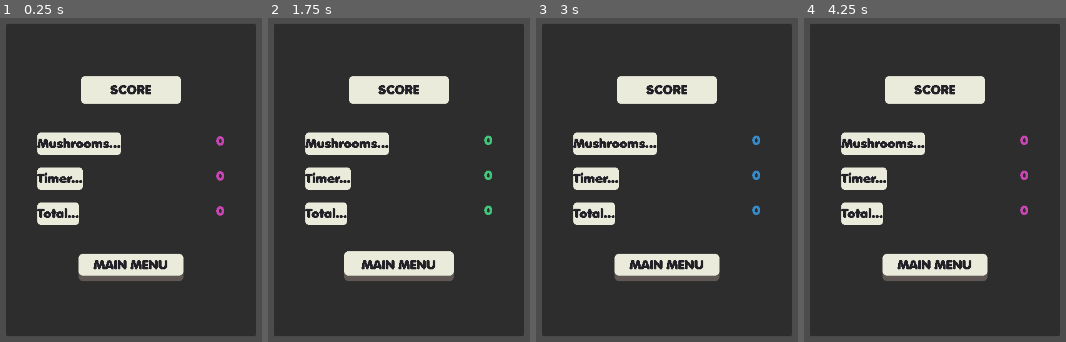
Above: before the commit, frames 1-4 (left to right).
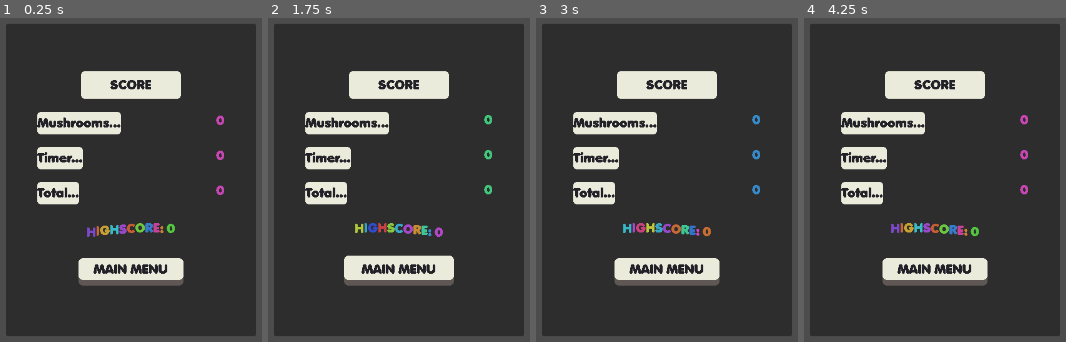
Above: after the commit, the same moments.

Repository: IsaacCerejo/wild-jam-87
Game: Godot game, scene res://scenes/lose_screen/lose_screen.tscn
Two runs of this game, one before a commit and one after it. Both use one fixed random seed, a clock stepped at 60 frames per second and the inputs below. This scene is started directly instead of the project's main scene. The engine's default icon, where the game draws it, is replaced by a stand-in: a white triangle on a blue panel in a dark square. Sound files missing from this copy of the repository are replaced by a short silence.
Inputs (mouse positions are in pixels of both pictures, inside the frame that each line leads up to):
- Up to frame 1 (0.25 s): no input
- Up to frame 2 (1.75 s): move the mouse to (outside the picture) at 0.52 s; click (outside the picture) at 0.67 s; click "MAIN MENU" at 1.25 s
- Up to frame 3 (3 s): drag from (outside the picture) to (627, 270) at 2.02 s; move the mouse to (748, 79) at 2.77 s; click (748, 79) at 2.92 s
- Up to frame 4 (4.25 s): drag from (895, 270) to (outside the picture) at 3.52 s

The runs differ from the first frame. In frame 1, 11% of the frame differs, in the area x 14-86%, y 16-83%; in frame 2, 11%; in frame 3, 11%; in frame 4, 11%.
Error before the commit: Invalid call. Nonexistent function 'change_scene' in base 'Nil'. (res://scripts/lose_screen/lose_screen.gd:21)
Error after the commit: Invalid call. Nonexistent function 'change_scene' in base 'Nil'. (res://scripts/lose_screen/lose_screen.gd:25)

Commit message:
feat: high score ui

Diff:
--- a/scenes/lose_screen/lose_screen.tscn
+++ b/scenes/lose_screen/lose_screen.tscn
@@ -39,7 +39,7 @@
 [node name="VBoxContainer" type="VBoxContainer" parent="PanelContainer/MarginContainer"]
 layout_mode = 2
 theme = ExtResource("1_uglf1")
-theme_override_constants/separation = 50
+theme_override_constants/separation = 25
 alignment = 1
 
 [node name="Label" type="Label" parent="PanelContainer/MarginContainer/VBoxContainer"]
@@ -124,6 +124,19 @@
 horizontal_alignment = 2
 vertical_alignment = 1
 
+[node name="HighScore" type="RichTextLabel" parent="PanelContainer/MarginContainer/VBoxContainer"]
+unique_name_in_owner = true
+custom_minimum_size = Vector2(100, 40)
+layout_mode = 2
+size_flags_vertical = 4
+theme = ExtResource("1_uglf1")
+bbcode_enabled = true
+text = "[wave amp=50.0 freq=5.0 connected=1][rainbow freq=1.0 sat=0.8 val=0.8 speed=1.0]HIGHSCORE: 1000[/rainbow]"
+fit_content = true
+scroll_active = false
+horizontal_alignment = 1
+vertical_alignment = 1
+
 [node name="MainMenuButton" type="Button" parent="PanelContainer/MarginContainer/VBoxContainer"]
 custom_minimum_size = Vector2(160, 40)
 layout_mode = 2
--- a/scripts/lose_screen/lose_screen.gd
+++ b/scripts/lose_screen/lose_screen.gd
@@ -3,6 +3,7 @@
 @onready var mushroom_score_label: RichTextLabel = %MushroomScore
 @onready var timer_score_label: RichTextLabel = %TimerScore
 @onready var total_score_label: RichTextLabel = %TotalScore
+@onready var high_score_label: RichTextLabel = %HighScore
 
 func _ready() -> void:
 	Global.high_score = max(Global.high_score, Global.compute_total_score())
@@ -16,6 +17,9 @@
 	total_score_label.clear()
 	total_score_label.text = "[wave amp=50.0 freq=5.0 connected=1][rainbow freq=1.0 sat=0.8 val=0.8 speed=1.0]%d[/rainbow]" % Global.compute_total_score()
 
+	high_score_label.clear()
+	high_score_label.text = "[wave amp=50.0 freq=5.0 connected=1][rainbow freq=1.0 sat=0.8 val=0.8 speed=1.0]HIGHSCORE: %d[/rainbow]" % Global.high_score
+
 # Signal callbacks
 func _on_main_menu_button_pressed() -> void:
 	await Global.game_controller.change_scene(Global.SCENE_UIDS.START_MENU, "", TransitionSettings.TRANSITION_TYPE.FADE_TO_FADE)
